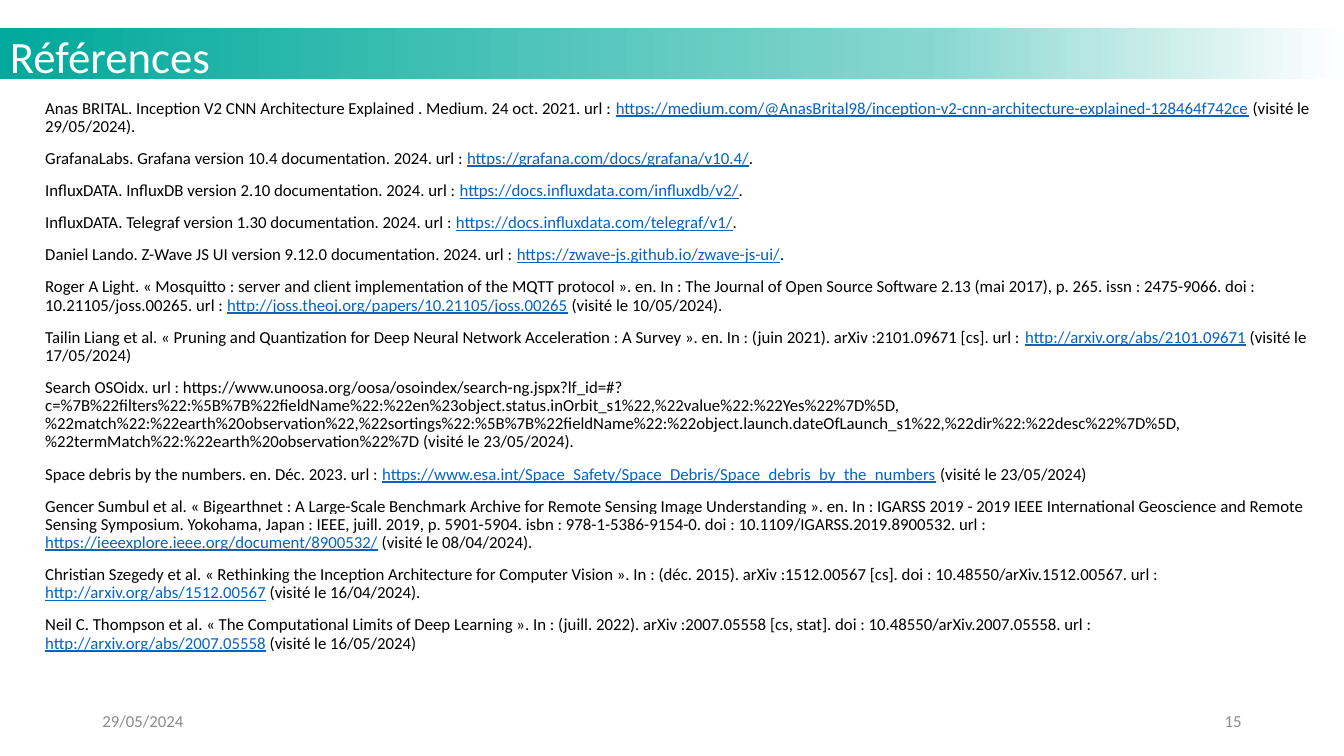
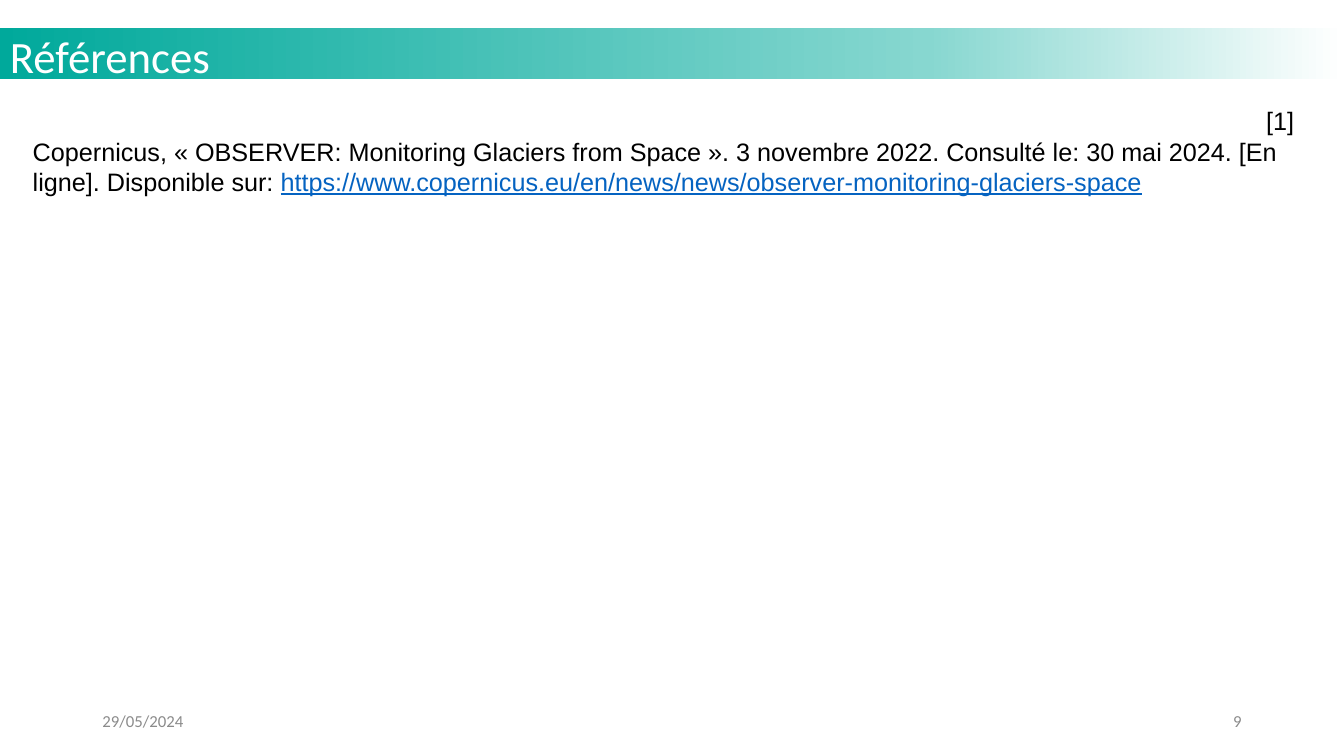
Before and after one commit to MattVerlynde/cahier-labo-stage, a slide deck: slide 9 of static/files_presentation/slides_presentation_these_LISTIC_MVerlynde_2024.pptx (slide 15 before the commit). Drawn at 1344x756 pixels with LibreOffice and Linux fonts; fonts in the diff are those of the drawing; background and template pictures are left out. Boxes give left, top, right and bottom in pixels: in the first picture for what was removed or moved away, otherwise in the second. Text is boxed around its words. In the diff, an @@ line names an element or a change of style, - is before the commit and + after.

Commit message:
more on presentations

```diff
--- a/static/files_presentation/slides_presentation_these_LISTIC_MVerlynde_2024.pptx
+++ b/static/files_presentation/slides_presentation_these_LISTIC_MVerlynde_2024.pptx
@@ text added at <box>33,111,1294,196</box>, 18 pt, text #000000 @@
+[1]
+Copernicus, « OBSERVER: Monitoring Glaciers from Space ». 3 novembre 2022. Consulté le: 30 mai 2024. [En ligne]. Disponible sur: https://www.copernicus.eu/en/news/news/observer-monitoring-glaciers-space
@@ text removed at <box>45,102,1309,652</box> @@
-Anas BRITAL. Inception V2 CNN Architecture Explained . Medium. 24 oct. 2021. url : https://medium.com/@AnasBrital98/inception-v2-cnn-architecture-explained-128464f742ce (visité le 29/05/2024).
-GrafanaLabs. Grafana version 10.4 documentation. 2024. url : https://grafana.com/docs/grafana/v10.4/.
-InfluxDATA. InfluxDB version 2.10 documentation. 2024. url : https://docs.influxdata.com/influxdb/v2/.
-InfluxDATA. Telegraf version 1.30 documentation. 2024. url : https://docs.influxdata.com/telegraf/v1/.
-Daniel Lando. Z-Wave JS UI version 9.12.0 documentation. 2024. url : https://zwave-js.github.io/zwave-js-ui/.
-Roger A Light. « Mosquitto : server and client implementation of the MQTT protocol ». en. In : The Journal of Open Source Software 2.13 (mai 2017), p. 265. issn : 2475-9066. doi : 10.21105/joss.00265. url : http://joss.theoj.org/papers/10.21105/joss.00265 (visité le 10/05/2024).
-Tailin Liang et al. « Pruning and Quantization for Deep Neural Network Acceleration : A Survey ». en. In : (juin 2021). arXiv :2101.09671 [cs]. url : http://arxiv.org/abs/2101.09671 (visité le 17/05/2024)
-Search OSOidx. url : https://www.unoosa.org/oosa/osoindex/search-ng.jspx?lf_id=#?c=%7B%22filters%22:%5B%7B%22fieldName%22:%22en%23object.status.inOrbit_s1%22,%22value%22:%22Yes%22%7D%5D,%22match%22:%22earth%20observation%22,%22sortings%22:%5B%7B%22fieldName%22:%22object.launch.dateOfLaunch_s1%22,%22dir%22:%22desc%22%7D%5D,%22termMatch%22:%22earth%20observation%22%7D (visité le 23/05/2024).
-Space debris by the numbers. en. Déc. 2023. url : https://www.esa.int/Space_Safety/Space_Debris/Space_debris_by_the_numbers (visité le 23/05/2024)
-Gencer Sumbul et al. « Bigearthnet : A Large-Scale Benchmark Archive for Remote Sensing Image Understanding ». en. In : IGARSS 2019 - 2019 IEEE International Geoscience and Remote Sensing Symposium. Yokohama, Japan : IEEE, juill. 2019, p. 5901-5904. isbn : 978-1-5386-9154-0. doi : 10.1109/IGARSS.2019.8900532. url : https://ieeexplore.ieee.org/document/8900532/ (visité le 08/04/2024).
-Christian Szegedy et al. « Rethinking the Inception Architecture for Computer Vision ». In : (déc. 2015). arXiv :1512.00567 [cs]. doi : 10.48550/arXiv.1512.00567. url : http://arxiv.org/abs/1512.00567 (visité le 16/04/2024).
-Neil C. Thompson et al. « The Computational Limits of Deep Learning ». In : (juill. 2022). arXiv :2007.05558 [cs, stat]. doi : 10.48550/arXiv.2007.05558. url : http://arxiv.org/abs/2007.05558 (visité le 16/05/2024)
@@ page number at <box>1233,716,1241,727</box>: text changed @@
-15
+9
```
Also in this commit, not shown: 2 other slides changed, 3 slides added, 12 slides removed, 2 other files.
